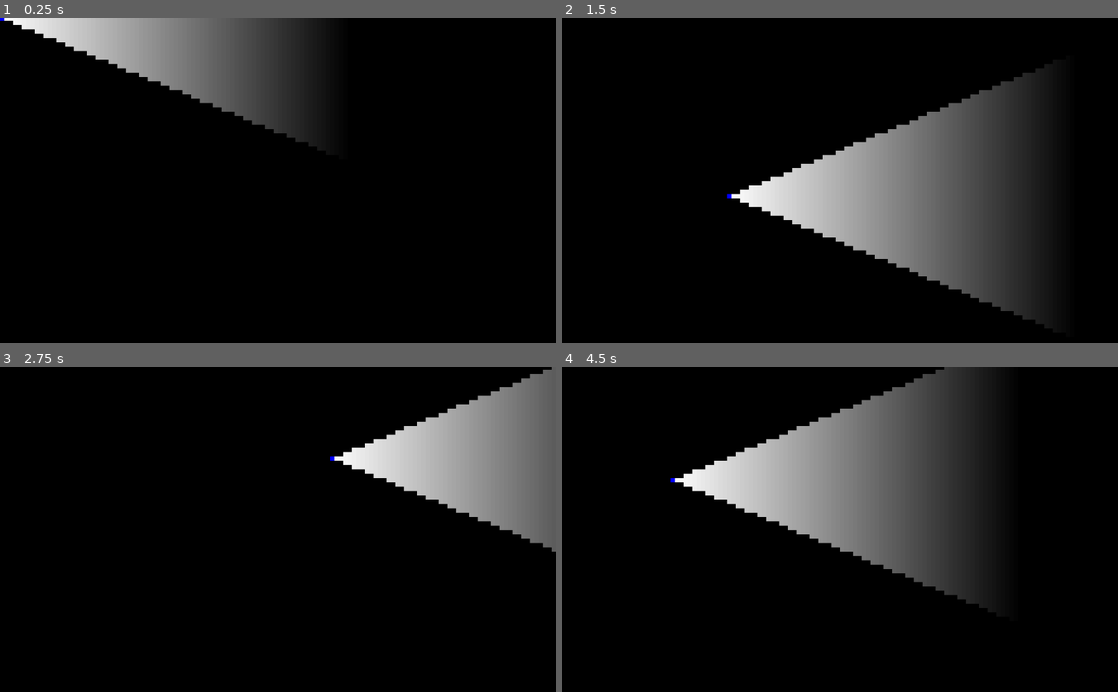
Above: before the commit, frames 1-4 (two rows, left to right).
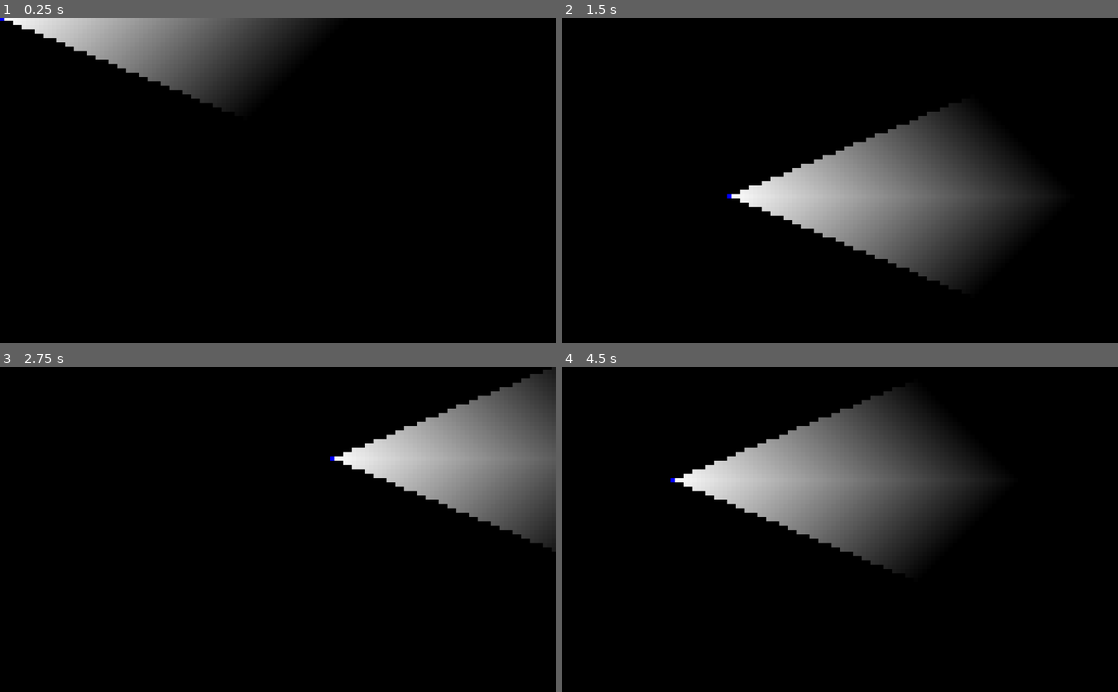
Above: after the commit, the same moments.

Repository: Germenzi/TileLights
Game: Godot game, scene res://Main.tscn
Two runs of this game, one before a commit and one after it. Both use one fixed random seed, a clock stepped at 60 frames per second and the inputs below.
Inputs (mouse positions are in pixels of both pictures, inside the frame that each line leads up to):
- Up to frame 1 (0.25 s): no input
- Up to frame 2 (1.5 s): tap Enter at 0.5 s; move the mouse to (962, 164) at 0.52 s; tap Space at 1.25 s; move the mouse to (728, 196) at 1.27 s
- Up to frame 3 (2.75 s): tap Enter at 2 s; move the mouse to (333, 458) at 2.02 s
- Up to frame 4 (4.5 s): tap Space at 2.75, 4.25 s; move the mouse to (812, 594) at 2.77 s; tap Enter at 3.5 s; move the mouse to (1006, 578) at 3.52 s; move the mouse to (673, 480) at 4.27 s

The runs differ from the first frame. In frame 1, 6.3% of the frame differs, in the area x 15-57%, y 10-40%; in frame 2, 13%, in the area x 45-87%, y 15-95%; in frame 3, 4.8%; in frame 4, 12%.

Commit message:
Fixed corners light translucency Changed directional lighter shape to more realistic

Diff:
--- a/Main.tscn
+++ b/Main.tscn
@@ -110,7 +110,7 @@
 				flag4 = false
 
 			for i in range(len(obsts1)):
-				if (phi_x > obsts1[i] and phi_y > obsts2[i]):
+				if (phi_x >= obsts1[i] and phi_y >= obsts2[i]):
 					match quarts[i]:
 						3:
 							flag3 = false
@@ -186,7 +186,7 @@
 				flag4 = false
 
 			for i in range(len(obsts1)):
-				if (phi_x > obsts1[i] and phi_y > obsts2[i]):
+				if (phi_x >= obsts1[i] and phi_y >= obsts2[i]):
 					match quarts[i]:
 						3:
 							flag3 = false
@@ -247,7 +247,7 @@
 
 			if y < x*tan(angle/2):
 				for i in range(len(obsts1)):
-					if phi_x > obsts1[i] and phi_y > obsts2[i]:
+					if phi_x >= obsts1[i] and phi_y >= obsts2[i]:
 						match parts[i]:
 							1:
 								flag1 = false
@@ -255,10 +255,10 @@
 								flag2 = false
 
 				if flag1:
-					light_cell(Vector2(x+x0, y+y0), (distance-x)/float(distance))
+					light_cell(Vector2(x+x0, y+y0), max((distance-x-y)/float(distance), 0.0))
 
 				if flag2 and y != 0:
-					light_cell(Vector2(x+x0, -y+y0), (distance-x)/float(distance))
+					light_cell(Vector2(x+x0, -y+y0), max((distance-x-y)/float(distance), 0.0))
 
 func _process(delta):
 
